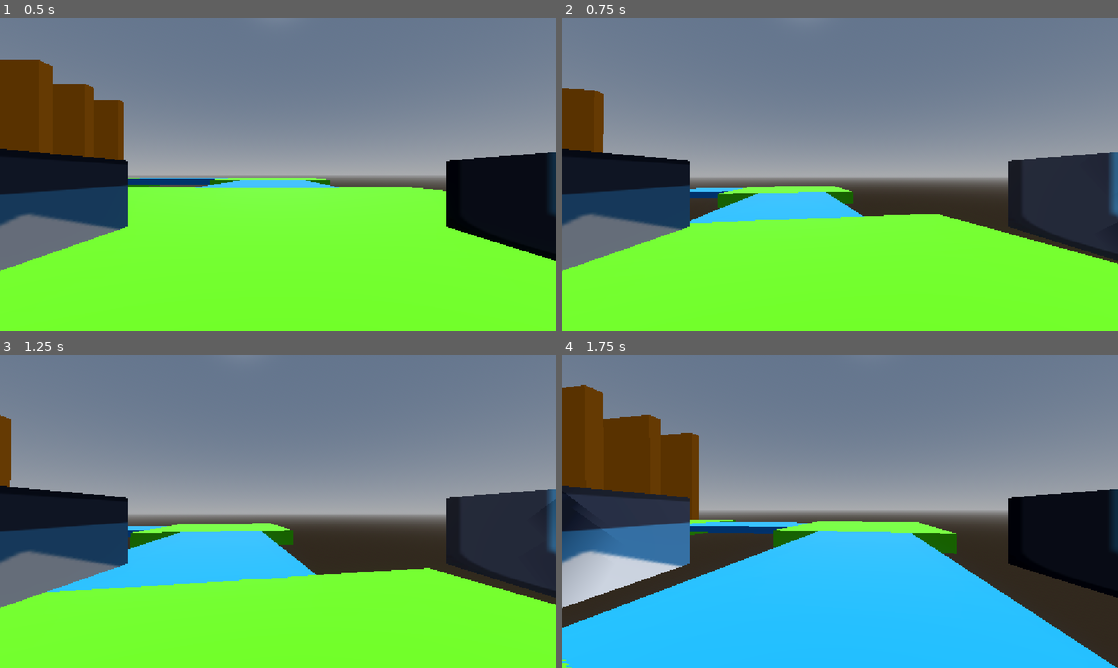
Above: before the commit, frames 1-4 (two rows, left to right).
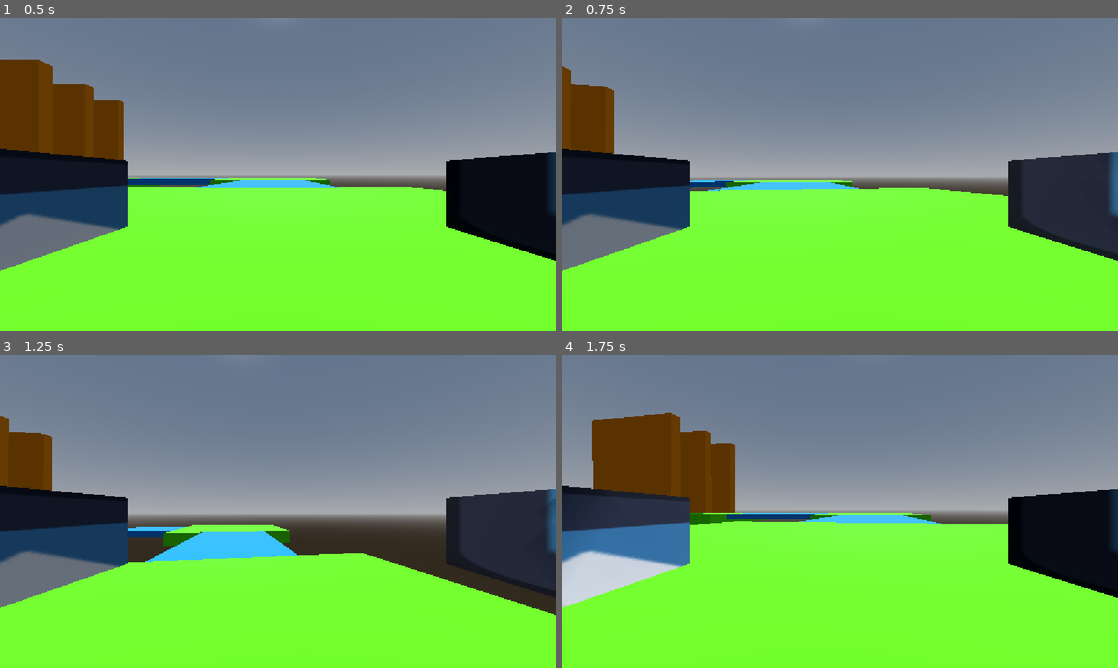
Above: after the commit, the same moments.

Repository: nwydpwrabdyny604-byte/platforming-game
Game: Godot game, scene res://scenes/main.tscn
The game is run twice, just before and just after one commit, with the same random seed, the same clock (stepped at 60 frames per second) and the same inputs. The project has no main scene, so this scene is started directly. The engine's default icon, where the game draws it, is replaced by a stand-in: a white triangle on a blue panel in a dark square.
Inputs (mouse positions are in pixels of both pictures, inside the frame that each line leads up to):
- Up to frame 1 (0.5 s): no input
- Up to frame 2 (0.75 s): tap Enter (ui_accept) at 0.5, 0.6 s; move the mouse to (867, 174) at 0.52 s; hold Up (ui_up) from 0.53 s (still down)
- Up to frame 3 (1.25 s): keep holding Up (ui_up); tap Space (jump, bound only after the commit) at 0.77, 1.07 s; click (305, 511) at 0.8 s
- Up to frame 4 (1.75 s): keep holding Up (ui_up); move the mouse to (812, 511) at 1.27 s; click (812, 511) at 1.35 s; tap Space (jump, bound only after the commit) at 1.52 s; right-click (812, 511) at 1.55 s

Frame 1 is identical in both runs. In frame 2, 6.9% of the frame differs, in the area x 0-100%, y 15-79%; in frame 3, 6.9%; in frame 4, 43%, in the area x 0-100%, y 9-100%.

Commit message:
create bullet and shooting form

Diff:
--- a/project.godot
+++ b/project.godot
@@ -19,6 +19,44 @@
 window/stretch/mode="canvas_items"
 window/stretch/aspect="expand"
 
+[input]
+
+"move right"={
+"deadzone": 0.2,
+"events": [Object(InputEventKey,"resource_local_to_scene":false,"resource_name":"","device":-1,"window_id":0,"alt_pressed":false,"shift_pressed":false,"ctrl_pressed":false,"meta_pressed":false,"pressed":false,"keycode":0,"physical_keycode":68,"key_label":0,"unicode":100,"location":0,"echo":false,"script":null)
+]
+}
+"move left"={
+"deadzone": 0.2,
+"events": [Object(InputEventKey,"resource_local_to_scene":false,"resource_name":"","device":-1,"window_id":0,"alt_pressed":false,"shift_pressed":false,"ctrl_pressed":false,"meta_pressed":false,"pressed":false,"keycode":0,"physical_keycode":65,"key_label":0,"unicode":97,"location":0,"echo":false,"script":null)
+]
+}
+"move up"={
+"deadzone": 0.2,
+"events": [Object(InputEventKey,"resource_local_to_scene":false,"resource_name":"","device":-1,"window_id":0,"alt_pressed":false,"shift_pressed":false,"ctrl_pressed":false,"meta_pressed":false,"pressed":false,"keycode":0,"physical_keycode":87,"key_label":0,"unicode":119,"location":0,"echo":false,"script":null)
+]
+}
+"move down"={
+"deadzone": 0.2,
+"events": [Object(InputEventKey,"resource_local_to_scene":false,"resource_name":"","device":-1,"window_id":0,"alt_pressed":false,"shift_pressed":false,"ctrl_pressed":false,"meta_pressed":false,"pressed":false,"keycode":0,"physical_keycode":83,"key_label":0,"unicode":115,"location":0,"echo":false,"script":null)
+]
+}
+"shooting left side"={
+"deadzone": 0.2,
+"events": [Object(InputEventMouseButton,"resource_local_to_scene":false,"resource_name":"","device":-1,"window_id":0,"alt_pressed":false,"shift_pressed":false,"ctrl_pressed":false,"meta_pressed":false,"button_mask":1,"position":Vector2(395, 1),"global_position":Vector2(404, 49),"factor":1.0,"button_index":1,"canceled":false,"pressed":true,"double_click":false,"script":null)
+]
+}
+jump={
+"deadzone": 0.2,
+"events": [Object(InputEventKey,"resource_local_to_scene":false,"resource_name":"","device":-1,"window_id":0,"alt_pressed":false,"shift_pressed":false,"ctrl_pressed":false,"meta_pressed":false,"pressed":false,"keycode":0,"physical_keycode":32,"key_label":0,"unicode":32,"location":0,"echo":false,"script":null)
+]
+}
+"shooting right side"={
+"deadzone": 0.2,
+"events": [Object(InputEventMouseButton,"resource_local_to_scene":false,"resource_name":"","device":-1,"window_id":0,"alt_pressed":false,"shift_pressed":false,"ctrl_pressed":false,"meta_pressed":false,"button_mask":2,"position":Vector2(206, 6),"global_position":Vector2(215, 54),"factor":1.0,"button_index":2,"canceled":false,"pressed":true,"double_click":false,"script":null)
+]
+}
+
 [physics]
 
 3d/physics_engine="Jolt Physics"
--- /dev/null
+++ b/resource/bullet/Leftbullet.gd
@@ -0,0 +1,13 @@
+extends Node3D
+@onready var enemy=$"."
+@onready var player=$"../../player"
+@onready var left_hand=%"left hand"
+var bullets=preload("res://resource/bullet/bullet.tscn")
+func _on_left_bullet_body_entered(body: Node3D) -> void:
+	if body==enemy:
+		queue_free()
+func _process(delta: float) -> void:
+	if Input.is_action_just_pressed("shooting left side"):
+		var bullet=bullets.instantiate()
+		bullet.position=player.left_hand_position
+		get_parent().add_child(bullet)
--- /dev/null
+++ b/resource/bullet/Rightbullet.gd
@@ -0,0 +1,13 @@
+extends Node3D
+@onready var enemy=$"."
+@onready var right_hand=%"right hand"
+@onready var player=$"../../player"
+var bullets=preload("res://resource/bullet/bullet.tscn")
+func _on_right_bullet_body_entered(body: Node3D) -> void:
+	if body==enemy:
+		queue_free()
+func _process(delta: float) -> void:
+	if Input.is_action_just_pressed("shooting right side"):
+		var bullet=bullets.instantiate()
+		bullet.position=player.right_hand_position
+		get_parent().add_child(bullet)
--- /dev/null
+++ b/resource/bullet/bullet.gd
@@ -0,0 +1,7 @@
+extends Area3D
+var speed=1
+
+func _process(delta: float) -> void:
+	if visible :
+		position.x += (speed*delta)
+		position.z += (speed*delta)
--- /dev/null
+++ b/resource/bullet/bullet.tscn
@@ -0,0 +1,24 @@
+[gd_scene format=3 uid="uid://b88y4wnaj6jgq"]
+
+[ext_resource type="Script" uid="uid://da8fswd7sfo1u" path="res://resource/bullet/bullet.gd" id="1_ww6xu"]
+
+[sub_resource type="SphereMesh" id="SphereMesh_lq4fy"]
+radius = 0.05
+height = 0.1
+
+[sub_resource type="StandardMaterial3D" id="StandardMaterial3D_l17un"]
+albedo_color = Color(1, 1, 0, 1)
+
+[sub_resource type="SphereShape3D" id="SphereShape3D_nky03"]
+radius = 0.1
+
+[node name="bullet" type="Area3D" unique_id=1042917278]
+script = ExtResource("1_ww6xu")
+
+[node name="CSGMesh3D" type="CSGMesh3D" parent="." unique_id=1812368713]
+transform = Transform3D(0.9999997, 0.00067001267, -0.00041692774, -0.00066986843, 0.9999997, 0.00036612223, 0.00041715952, -0.00036585814, 0.9999999, 0, 0, 0)
+mesh = SubResource("SphereMesh_lq4fy")
+material = SubResource("StandardMaterial3D_l17un")
+
+[node name="CollisionShape3D" type="CollisionShape3D" parent="." unique_id=1353051115]
+shape = SubResource("SphereShape3D_nky03")
--- a/resource/enemy/enemy.tscn
+++ b/resource/enemy/enemy.tscn
@@ -1,6 +1,6 @@
 [gd_scene format=3 uid="uid://bderv5dxgvu18"]
 
-[ext_resource type="Script" uid="uid://dupaw5ehmar7d" path="res://resource/enemy/enemy.gd" id="1_bapaq"]
+[ext_resource type="Script" uid="uid://dupaw5ehmar7d" path="res://scripts/enemy.gd" id="1_bapaq"]
 
 [sub_resource type="BoxShape3D" id="BoxShape3D_4obp8"]
 size = Vector3(1.0040283, 0.9812317, 0.98394775)
@@ -26,11 +26,11 @@
 mesh = SubResource("PrismMesh_lq4fy")
 material = SubResource("StandardMaterial3D_nky03")
 
-[node name="Area3D" type="Area3D" parent="." unique_id=688362895]
+[node name="enemy_vision" type="Area3D" parent="." unique_id=688362895]
 
-[node name="CollisionShape3D2" type="CollisionShape3D" parent="Area3D" unique_id=1880115402]
+[node name="CollisionShape3D2" type="CollisionShape3D" parent="enemy_vision" unique_id=1880115402]
 transform = Transform3D(1, 0, 0, 0, 1, 0, 0, 0, 1, 0, 1.0264564, 0)
 shape = SubResource("BoxShape3D_lq4fy")
 debug_color = Color(1, 0, 0, 1)
 
-[connection signal="body_entered" from="Area3D" to="." method="_on_area_3d_body_entered"]
+[connection signal="body_entered" from="enemy_vision" to="." method="_on_area_3d_body_entered"]
--- /dev/null
+++ b/resource/player/left_hand.gd
@@ -0,0 +1,5 @@
+extends CSGMesh3D
+@onready var player=$"../.."
+
+func _process(delta: float) -> void:
+	player.left_hand_position=position
--- a/resource/player/player.tscn
+++ b/resource/player/player.tscn
@@ -1,6 +1,9 @@
 [gd_scene format=3 uid="uid://c8yyjfa4744nv"]
 
 [ext_resource type="Texture2D" uid="uid://dfffa5a66qxmj" path="res://icon.svg" id="1_4w7l6"]
+[ext_resource type="Script" uid="uid://d1p1kefburnpo" path="res://scripts/player.gd" id="1_qr20i"]
+[ext_resource type="Script" uid="uid://b1u4gidtkmmcp" path="res://resource/player/right_hand.gd" id="3_mg0q7"]
+[ext_resource type="Script" uid="uid://bt5h0gd0c1ijd" path="res://resource/player/left_hand.gd" id="4_5din7"]
 
 [sub_resource type="BoxShape3D" id="BoxShape3D_nky03"]
 size = Vector3(1.3351653, 0.9436035, 1.1113281)
@@ -22,6 +25,7 @@
 
 [node name="player" type="CharacterBody3D" unique_id=1503521986]
 transform = Transform3D(1, 0, 0, 0, 1, 0, 0, 0, 1, 0, 0.93206984, -0.077034056)
+script = ExtResource("1_qr20i")
 
 [node name="CollisionShape3D" type="CollisionShape3D" parent="." unique_id=187346412]
 transform = Transform3D(1, 0, 0, 0, 1, 0, 0, 0, 1, -0.014818907, 0.02045077, -0.15527344)
@@ -39,8 +43,10 @@
 transform = Transform3D(1, 0, 0, 0, 1, 0, 0, 0, 1, 0.60938406, -0.05844724, -0.3674028)
 mesh = SubResource("BoxMesh_lq4fy")
 material = SubResource("StandardMaterial3D_j678g")
+script = ExtResource("3_mg0q7")
 
 [node name="left hand" type="CSGMesh3D" parent="Camera3D" unique_id=440346482]
 transform = Transform3D(1, 0, 0, 0, 1, 0, 0, 0, 1, -0.55526423, -0.058000028, -0.367)
 mesh = SubResource("BoxMesh_lq4fy")
 material = SubResource("StandardMaterial3D_4w7l6")
+script = ExtResource("4_5din7")
--- /dev/null
+++ b/resource/player/right_hand.gd
@@ -0,0 +1,5 @@
+extends CSGMesh3D
+@onready var player=$"../.."
+
+func _process(delta: float) -> void:
+	player.right_hand_position=position
--- a/scenes/main.tscn
+++ b/scenes/main.tscn
@@ -4,8 +4,10 @@
 [ext_resource type="PackedScene" uid="uid://m4qvj3tghodb" path="res://resource/platform_1/platform_3.tscn" id="2_tbgi4"]
 [ext_resource type="PackedScene" uid="uid://d4heumscjr45u" path="res://resource/platform_1/platform_2.tscn" id="3_tefeu"]
 [ext_resource type="PackedScene" uid="uid://c8yyjfa4744nv" path="res://resource/player/player.tscn" id="4_o6xl0"]
-[ext_resource type="Script" uid="uid://d1p1kefburnpo" path="res://scripts/player.gd" id="5_tbgi4"]
+[ext_resource type="Script" uid="uid://dtbrhdu8tinui" path="res://resource/bullet/Leftbullet.gd" id="6_85g3d"]
+[ext_resource type="PackedScene" uid="uid://b88y4wnaj6jgq" path="res://resource/bullet/bullet.tscn" id="6_o6xl0"]
 [ext_resource type="PackedScene" uid="uid://bderv5dxgvu18" path="res://resource/enemy/enemy.tscn" id="6_tefeu"]
+[ext_resource type="Script" uid="uid://ca3w83ppeloro" path="res://resource/bullet/Rightbullet.gd" id="8_choun"]
 
 [sub_resource type="ProceduralSkyMaterial" id="ProceduralSkyMaterial_jyhfs"]
 sky_horizon_color = Color(0.66224277, 0.6717428, 0.6867428, 1)
@@ -91,7 +93,6 @@
 
 [node name="player" parent="." unique_id=1503521986 instance=ExtResource("4_o6xl0")]
 transform = Transform3D(-1, 0, -8.742278e-08, 0, 1, 0, 8.742278e-08, 0, -1, -0.6695056, 1.3604136, -22.040895)
-script = ExtResource("5_tbgi4")
 
 [node name="enemies" type="Node3D" parent="." unique_id=1110706609]
 
@@ -103,3 +104,23 @@
 
 [node name="enemy3" parent="enemies" unique_id=1979799745 instance=ExtResource("6_tefeu")]
 transform = Transform3D(1, 0, 0, 0, 1, 0, 0, 0, 1, 52.301, 0, -0.145)
+
+[node name="bullets" type="Node3D" parent="." unique_id=618300772]
+transform = Transform3D(-1, 0, -8.742278e-08, 0, 1, 0, 8.742278e-08, 0, -1, -0.6695056, 1.3604136, -22.040895)
+
+[node name="right bullet pivot2" type="Node3D" parent="bullets" unique_id=1494940888]
+script = ExtResource("8_choun")
+
+[node name="Right bullet" parent="bullets/right bullet pivot2" unique_id=1042917278 instance=ExtResource("6_o6xl0")]
+transform = Transform3D(-1, 0, 8.742278e-08, 0, 1, 0, -8.742278e-08, 0, -1, 0.608623, -0.062126517, -0.6159992)
+visible = false
+
+[node name="left bullet pivot" type="Node3D" parent="bullets" unique_id=1220570194]
+script = ExtResource("6_85g3d")
+
+[node name="Left bullet" parent="bullets/left bullet pivot" unique_id=694720526 instance=ExtResource("6_o6xl0")]
+transform = Transform3D(-1, 0, 8.742278e-08, 0, 1, 0, -8.742278e-08, 0, -1, -0.53969014, -0.06026578, -0.61626434)
+visible = false
+
+[connection signal="body_entered" from="bullets/right bullet pivot2/Right bullet" to="bullets/right bullet pivot2" method="_on_right_bullet_body_entered"]
+[connection signal="body_entered" from="bullets/left bullet pivot/Left bullet" to="bullets/left bullet pivot" method="_on_left_bullet_body_entered"]
--- a/scripts/player.gd
+++ b/scripts/player.gd
@@ -1,24 +1,24 @@
 extends CharacterBody3D
 @onready var neck=$Camera3D
-
+var right_hand_position
+var left_hand_position
 const SPEED = 5.0
 const JUMP_VELOCITY = 4.5
 var sensitive=0.003
 func _ready() -> void:
 	Input.mouse_mode=Input.MOUSE_MODE_CAPTURED
-
 func _physics_process(delta: float) -> void:
 	# Add the gravity.
 	if not is_on_floor():
 		velocity += get_gravity() * delta
 
 	# Handle jump.
-	if Input.is_action_just_pressed("ui_accept") and is_on_floor():
+	if Input.is_action_just_pressed("jump") and is_on_floor():
 		velocity.y = JUMP_VELOCITY
 
 	# Get the input direction and handle the movement/deceleration.
 	# As good practice, you should replace UI actions with custom gameplay actions.
-	var input_dir := Input.get_vector("ui_left", "ui_right", "ui_up", "ui_down")
+	var input_dir := Input.get_vector("move left", "move right", "move up", "move down")
 	var direction := (transform.basis * Vector3(input_dir.x, 0, input_dir.y)).normalized()
 	if direction:
 		velocity.x = direction.x * SPEED
Not shown, added: resource/bullet/Leftbullet.gd.uid
Not shown, added: resource/bullet/Rightbullet.gd.uid
Not shown, added: resource/bullet/bullet.gd.uid
Not shown, added: resource/player/left_hand.gd.uid
Not shown, added: resource/player/right_hand.gd.uid
Renamed: resource/enemy/enemy.gd -> scripts/enemy.gd
Renamed: resource/enemy/enemy.gd.uid -> scripts/enemy.gd.uid
